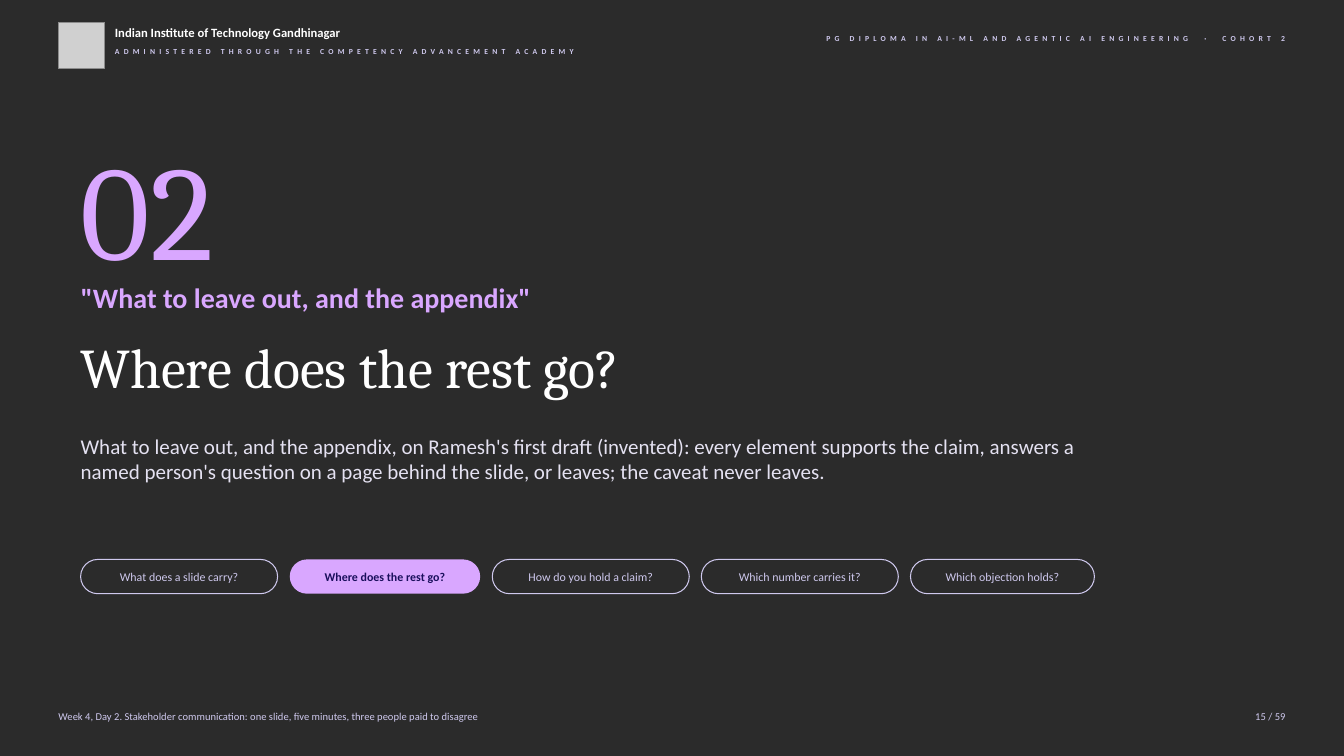
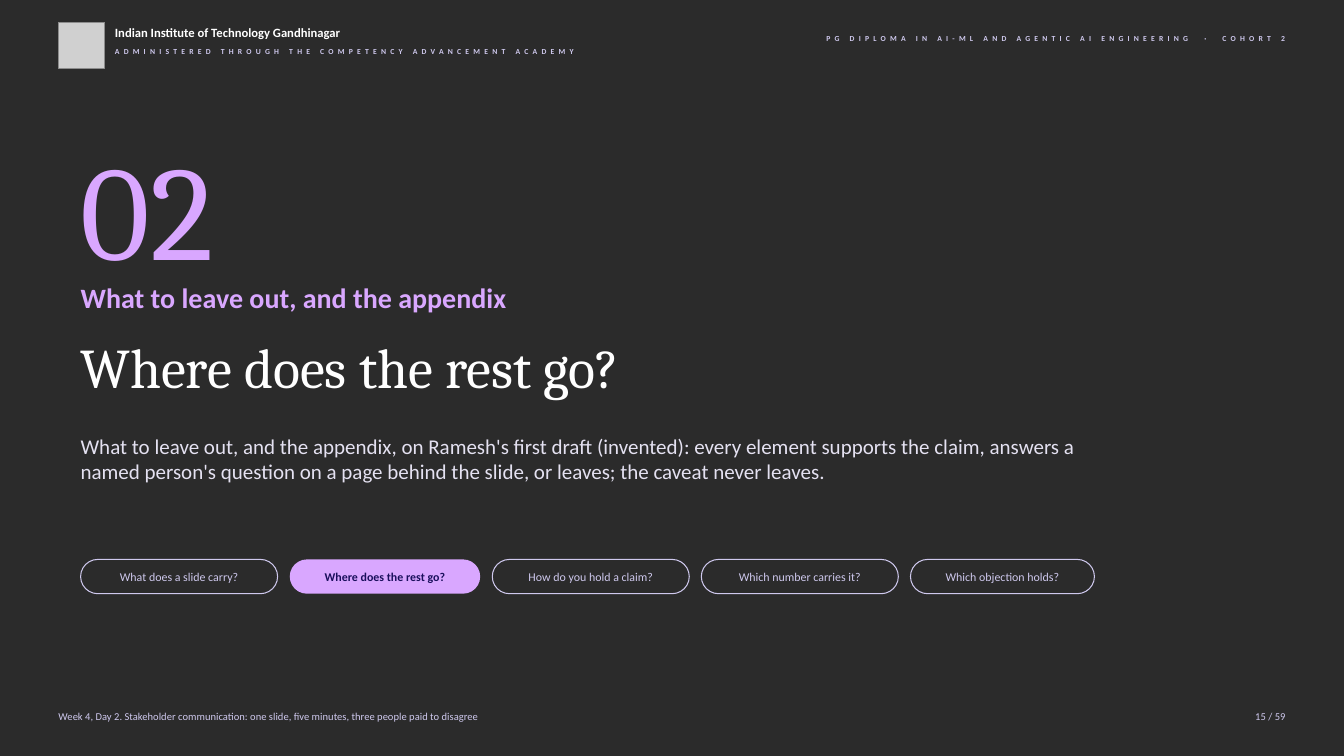
Before and after one commit to fde-academy-lab/c2-content-factory, a slide deck: slide 15 of content/W04/D2/slides/C2_W04_D02_half1_STUDENT.pptx. Drawn at 1344x756 pixels with LibreOffice and Linux fonts; fonts in the diff are those of the drawing; grey boxes stand for pictures; background and template pictures are left out; a plain dark background stands for a picture behind light text. Boxes give left, top, right and bottom in pixels: in the first picture for what was removed or moved away, otherwise in the second. Text is boxed around its words. In the diff, an @@ line names an element or a change of style, - is before the commit and + after.

```diff
--- a/content/W04/D2/slides/C2_W04_D02_half1_STUDENT.pptx
+++ b/content/W04/D2/slides/C2_W04_D02_half1_STUDENT.pptx
@@ text at box(81, 288, 506, 313): text changed @@
-"What to leave out, and the appendix"
+What to leave out, and the appendix
```
Also in this commit, not shown: 4 other slides changed, 17 other files.
